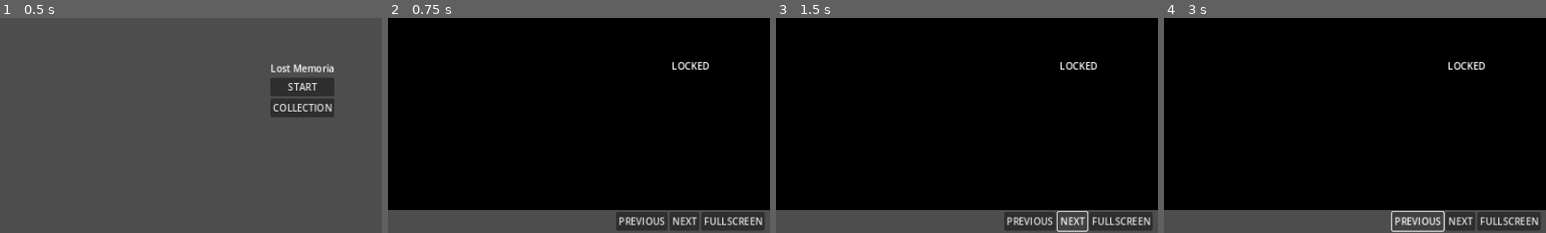
Above: before the commit, frames 1-4 (left to right).
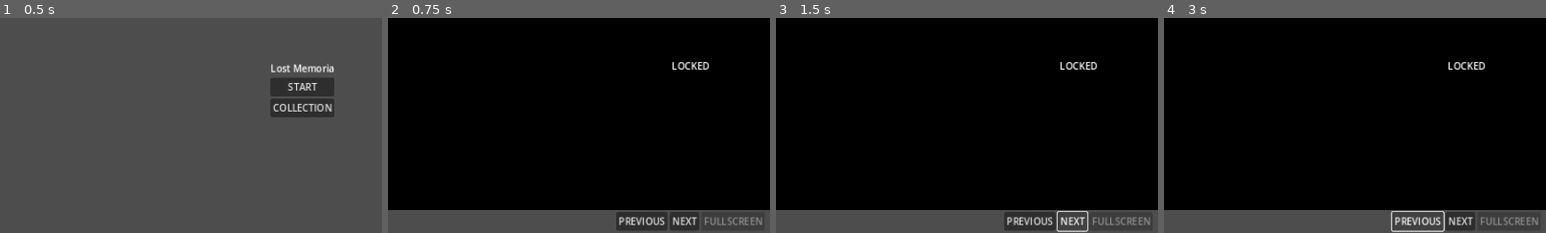
Above: after the commit, the same moments.

Repository: uzupiyo/Lost-Memoria
Game: Godot game, scene res://scenes/title/title.tscn
The game is run twice, just before and just after one commit, with the same random seed, the same clock (stepped at 60 frames per second) and the same inputs.
Inputs:
- Up to frame 1 (0.5 s): no input
- Up to frame 2 (0.75 s): click "COLLECTION" at 0.5 s
- Up to frame 3 (1.5 s): click "NEXT" at 1.25 s
- Up to frame 4 (3 s): click "NEXT" at 2 s; click "PREVIOUS" at 2.75 s
The pictures show only the part of the screen within x 10-60%, y 33-83%; the shares and areas given below are measured in that part.

Frame 1 is identical in both runs. In frame 2, 0.2% of the frame differs, in the area x 83-98%, y 92-97%; in frame 3, 0.2%; in frame 4, 0.2%.

Commit message:
Focus cleared still and add fullscreen viewer logic

Diff:
--- a/scripts/collection.gd
+++ b/scripts/collection.gd
@@ -14,6 +14,9 @@
 @onready var shard_layer: Control = %ShardLayer
 @onready var overlay_label: Label = %OverlayLabel
 @onready var counter_label: Label = %CounterLabel
+@onready var fullscreen_button: Button = %FullscreenButton
+@onready var fullscreen_viewer: ColorRect = %FullscreenViewer
+@onready var fullscreen_image: TextureRect = %FullscreenImage
 
 func _ready() -> void:
 	shard_layer.resized.connect(_on_shard_layer_resized)
@@ -21,7 +24,16 @@
 	still_ids = GameState.get_all_still_ids()
 	if still_ids.is_empty():
 		return
+	var focus_index: int = still_ids.find(GameState.collection_focus_still_id)
+	if focus_index >= 0:
+		current_index = focus_index
 	_update_collection_view(str(still_ids[current_index]))
+
+func _input(event: InputEvent) -> void:
+	if fullscreen_viewer.visible and event is InputEventKey:
+		var key_event: InputEventKey = event as InputEventKey
+		if key_event.pressed and key_event.keycode == KEY_ESCAPE:
+			_hide_fullscreen()
 
 func _on_shard_layer_resized() -> void:
 	_refresh_shard_polygons()
@@ -56,43 +68,18 @@
 	var h: float = max(shard_layer.size.y, 1.0)
 	match index:
 		0:
-			return PackedVector2Array([
-				Vector2(0, 0),
-				Vector2(w * 0.44, 0),
-				Vector2(w * 0.37, h * 0.46),
-				Vector2(0, h * 0.62)
-			])
+			return PackedVector2Array([Vector2(0, 0), Vector2(w * 0.44, 0), Vector2(w * 0.37, h * 0.46), Vector2(0, h * 0.62)])
 		1:
-			return PackedVector2Array([
-				Vector2(w * 0.44, 0),
-				Vector2(w, 0),
-				Vector2(w, h * 0.42),
-				Vector2(w * 0.68, h * 0.58),
-				Vector2(w * 0.37, h * 0.46)
-			])
+			return PackedVector2Array([Vector2(w * 0.44, 0), Vector2(w, 0), Vector2(w, h * 0.42), Vector2(w * 0.68, h * 0.58), Vector2(w * 0.37, h * 0.46)])
 		2:
-			return PackedVector2Array([
-				Vector2(0, h * 0.62),
-				Vector2(w * 0.37, h * 0.46),
-				Vector2(w * 0.48, h),
-				Vector2(0, h)
-			])
+			return PackedVector2Array([Vector2(0, h * 0.62), Vector2(w * 0.37, h * 0.46), Vector2(w * 0.48, h), Vector2(0, h)])
 		3:
-			return PackedVector2Array([
-				Vector2(w * 0.37, h * 0.46),
-				Vector2(w * 0.68, h * 0.58),
-				Vector2(w * 0.72, h),
-				Vector2(w * 0.48, h)
-			])
+			return PackedVector2Array([Vector2(w * 0.37, h * 0.46), Vector2(w * 0.68, h * 0.58), Vector2(w * 0.72, h), Vector2(w * 0.48, h)])
 		_:
-			return PackedVector2Array([
-				Vector2(w * 0.68, h * 0.58),
-				Vector2(w, h * 0.42),
-				Vector2(w, h),
-				Vector2(w * 0.72, h)
-			])
+			return PackedVector2Array([Vector2(w * 0.68, h * 0.58), Vector2(w, h * 0.42), Vector2(w, h), Vector2(w * 0.72, h)])
 
 func _update_collection_view(still_id: String) -> void:
+	GameState.set_collection_focus(still_id)
 	var data: Dictionary = GameState.get_still_data(still_id)
 	title_label.text = str(data.get("title", "Unknown Memory"))
 	counter_label.text = "%d / %d" % [current_index + 1, still_ids.size()]
@@ -105,8 +92,9 @@
 	_load_still_texture(str(data.get("image_path", "")))
 	_refresh_shard_polygons()
 	_apply_shard_mask(unlocked_stages, total_stages)
+	fullscreen_button.disabled = not GameState.is_still_complete(still_id)
 	if GameState.is_still_complete(still_id):
-		status_label.text = "Unlocked"
+		status_label.text = "Unlocked - Fullscreen available"
 	else:
 		status_label.text = "%d%% restored" % percent
 
@@ -157,6 +145,25 @@
 	current_index = (current_index + 1) % still_ids.size()
 	_show_current()
 
+func _on_fullscreen_pressed() -> void:
+	if still_ids.is_empty():
+		return
+	var still_id: String = str(still_ids[current_index])
+	if not GameState.is_still_complete(still_id):
+		return
+	fullscreen_image.texture = still_image.texture
+	fullscreen_viewer.visible = true
+	fullscreen_viewer.move_to_front()
+
+func _on_fullscreen_viewer_gui_input(event: InputEvent) -> void:
+	if event is InputEventMouseButton:
+		var mouse_event: InputEventMouseButton = event as InputEventMouseButton
+		if mouse_event.button_index == MOUSE_BUTTON_LEFT and mouse_event.pressed:
+			_hide_fullscreen()
+
+func _hide_fullscreen() -> void:
+	fullscreen_viewer.visible = false
+
 func _on_stage_select_pressed() -> void:
 	get_tree().change_scene_to_file("res://scenes/stage_select/stage_select.tscn")
 
